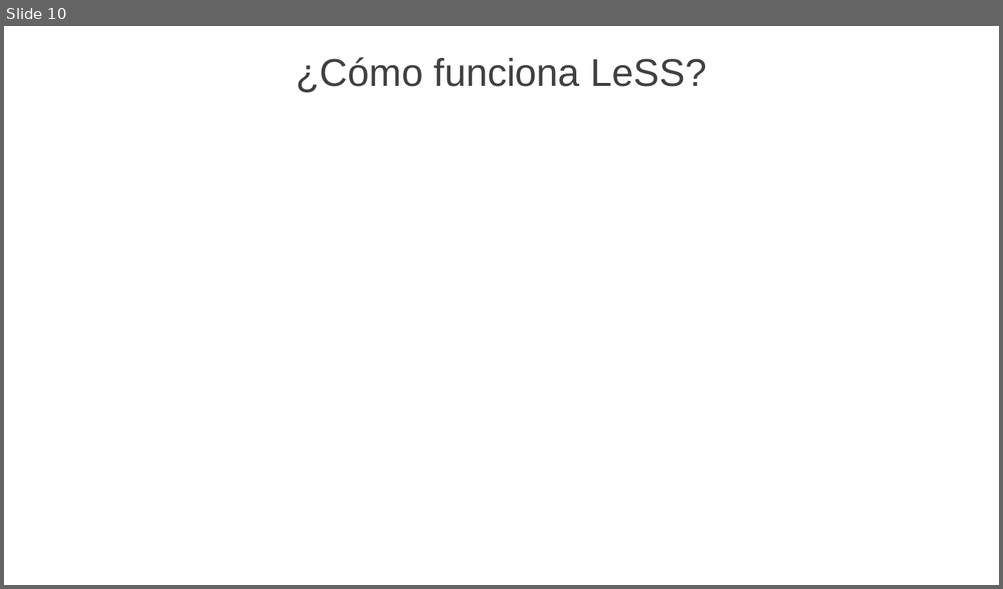
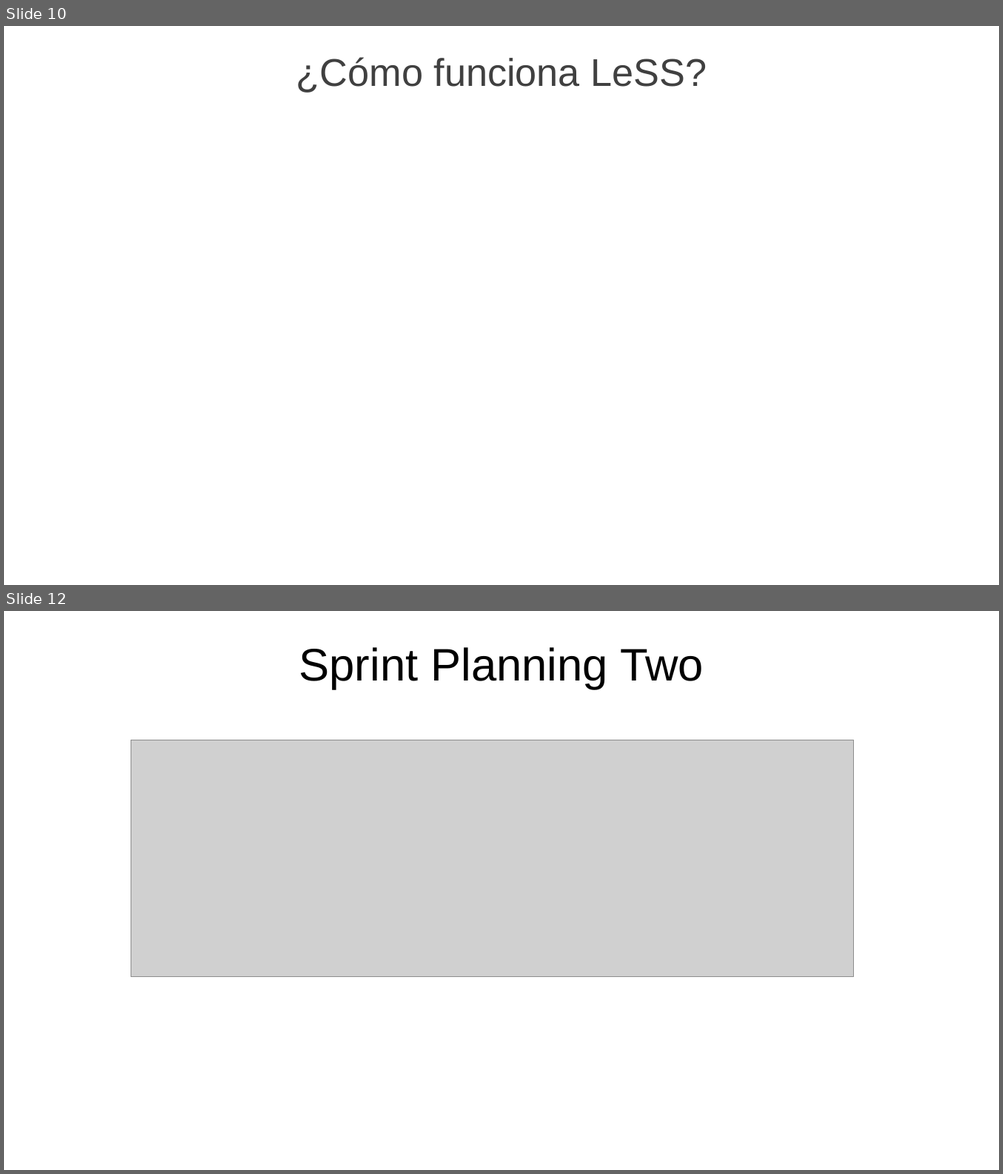
Before and after one commit to JavierMartinez127/Repositorio_Grupo2_ISW, a slide deck: Trabajos Conceptuales/TC_01/Recursos/GRUPO2_TC_01_PECHA_CUCHA_FRAMEWORK_ESCALAR_SCRUM.pptx. Shown one above the other, each under a label of ours: slide 10 before the commit, slides 10 and 12 after it; the slides between them are not shown. The pictures are 1003x589 and 1003x1174 pixels, drawn with LibreOffice and Linux fonts; fonts in the diff are those of the drawing; grey boxes stand for pictures; background and template pictures are left out. Boxes give left, top, right and bottom in pixels: in the first picture for what was removed or moved away, otherwise in the second. Text is boxed around its words. In the diff, an @@ line names an element or a change of style, - is before the commit and + after.

Commit message:
Eventos Sprint

```diff
--- a/Trabajos Conceptuales/TC_01/Recursos/GRUPO2_TC_01_PECHA_CUCHA_FRAMEWORK_ESCALAR_SCRUM.pptx
+++ b/Trabajos Conceptuales/TC_01/Recursos/GRUPO2_TC_01_PECHA_CUCHA_FRAMEWORK_ESCALAR_SCRUM.pptx
@@ slide 12 added at <box>4,611,999,1170</box>, background picture (left out) @@
@@ text added at <box>299,647,703,689</box>, 33 pt, text #000000 @@
+Sprint Planning Two
@@ picture added at <box>131,741,854,977</box> @@
```
Also in this commit, not shown: 1 slide changed, 3 other slides added, 4 slides removed, 2 other files.
